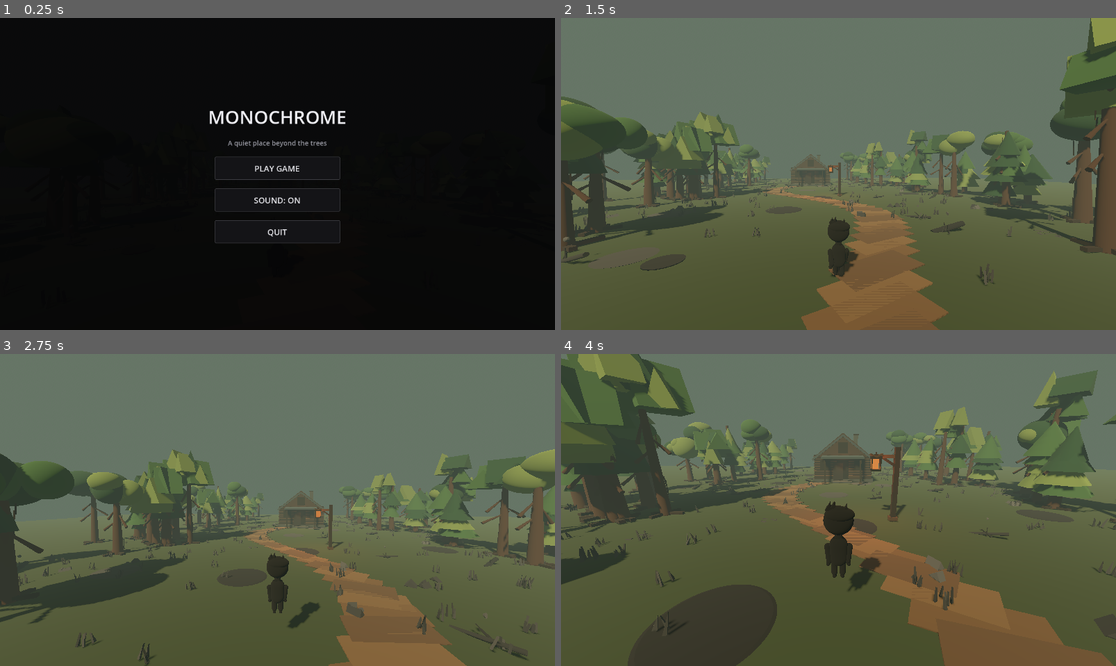
Above: before the commit, frames 1-4 (two rows, left to right).
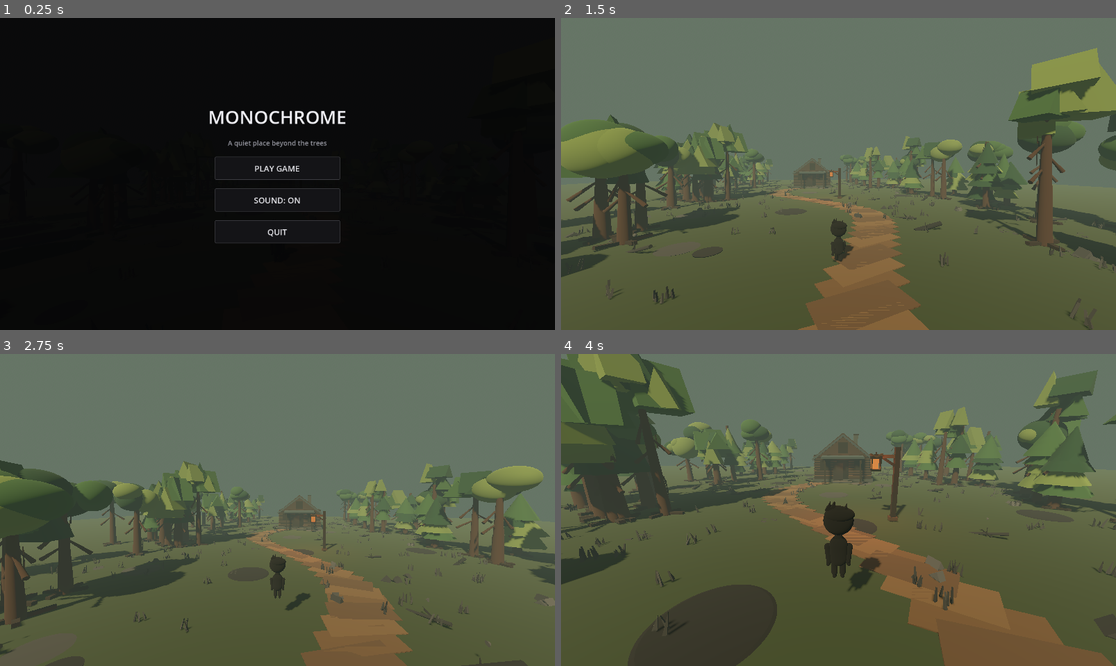
Above: after the commit, the same moments.

Repository: leto98/Monochrome
Game: Godot game, scene res://scenes/main.tscn
Two runs of this game, one before a commit and one after it. Both use one fixed random seed, a clock stepped at 60 frames per second and the inputs below.
Inputs (mouse positions are in pixels of both pictures, inside the frame that each line leads up to):
- Up to frame 1 (0.25 s): no input
- Up to frame 2 (1.5 s): click "PLAY GAME" at 0.5 s; tap Enter at 1.25 s; move the mouse to (866, 174) at 1.27 s; hold W from 1.28 s (still down); tap E at 1.35 s
- Up to frame 3 (2.75 s): keep holding W; tap Space at 1.52, 2.27 s; move the mouse to (249, 510) at 2.02 s; tap Alt at 2.1 s
- Up to frame 4 (4 s): keep holding W; move the mouse to (849, 503) at 2.77 s; tap Enter at 2.85 s; move the mouse to (832, 516) at 3.52 s; tap V at 3.6 s; tap Space at 3.77 s

The runs differ from the first frame. In frame 2, 24% of the frame differs, in the area x 0-100%, y 0-100%; in frame 3, 20%; in frame 4, nothing differs.

Commit message:
Fix door hinge, spawn reset, and initial camera framing

Diff:
--- a/scripts/main.gd
+++ b/scripts/main.gd
@@ -8,7 +8,7 @@
 const INTERACTION_DISTANCE := 2.6
 
 var player: CharacterBody3D
-var door: MeshInstance3D
+var door: Node3D
 var prompt: Label
 var inside_message: Label
 var door_open := false
@@ -200,7 +200,7 @@
 	pause_screen.visible = false
 	title_screen.visible = true
 	player.velocity = Vector3.ZERO
-	player.position = Vector3(0.0, 0.95, 5.0)
+	player.position = Vector3(0.0, 0.68, 5.0)
 	door_open = false
 	door.rotation_degrees.y = 0.0
 	prompt.visible = false
@@ -682,15 +682,18 @@
 	_mesh_box(house, "Chimney", Vector3(0.48, 1.45, 0.48), Vector3(1.45, 4.35, -1.15), stone_material)
 	_mesh_box(house, "ChimneyCap", Vector3(0.62, 0.12, 0.62), Vector3(1.45, 5.08, -1.15), log_dark)
 
-	# Door names and position remain compatible with the existing interaction logic.
+	# Door assembly pivots at its left hinge so every plank and fitting moves together.
 	_mesh_box(house, "Doorway", Vector3(1.25, 2.18, 0.08), Vector3(0, 1.25, 2.31), _mat(Color(0.025, 0.022, 0.02)))
-	door = _mesh_box(house, "Door", Vector3(0.98, 2.02, 0.12), Vector3(-0.48, 1.02, 2.39), log_dark)
+	door = Node3D.new()
+	door.name = "DoorHinge"
+	door.position = Vector3(-0.97, 1.02, 2.39)
+	house.add_child(door)
+	var door_panel := _mesh_box(door, "Door", Vector3(0.98, 2.02, 0.12), Vector3(0.49, 0.0, 0.0), log_dark)
 	door.rotation_degrees.y = 0.0
-	door.set_meta("closed_position", door.position)
 	for plank in range(4):
-		_mesh_box(house, "DoorPlank_%d" % plank, Vector3(0.20, 1.82, 0.025), Vector3(-0.77 + float(plank) * 0.19, 1.03, 2.315), log_mid)
-	_mesh_box(house, "DoorCrossBrace", Vector3(0.82, 0.10, 0.035), Vector3(-0.48, 0.55, 2.29), log_light)
-	_mesh_box(house, "DoorKnob", Vector3(0.07, 0.07, 0.07), Vector3(-0.18, 1.0, 2.27), _mat(Color(0.68, 0.48, 0.20)))
+		_mesh_box(door, "DoorPlank_%d" % plank, Vector3(0.20, 1.82, 0.025), Vector3(0.20 + float(plank) * 0.19, 0.01, -0.075), log_mid)
+	_mesh_box(door, "DoorCrossBrace", Vector3(0.82, 0.10, 0.035), Vector3(0.49, -0.47, -0.10), log_light)
+	_mesh_box(door, "DoorKnob", Vector3(0.07, 0.07, 0.07), Vector3(0.79, -0.02, -0.12), _mat(Color(0.68, 0.48, 0.20)))
 	_mesh_box(house, "FrontStep", Vector3(2.0, 0.18, 0.72), Vector3(0, 0.12, 2.85), stone_material)
 
 	# Warm windows: two at ground level and one in the attic gable.
@@ -888,7 +891,7 @@
 
 	var camera := Camera3D.new()
 	camera.name = "Camera3D"
-	camera.position = Vector3(0.0, 1.65, 6.8)
+	camera.position = Vector3(0.0, 2.29, 9.45)
 	camera.current = true
 	camera_pivot.add_child(camera)
 	camera.look_at(camera_pivot.global_position, Vector3.UP)
